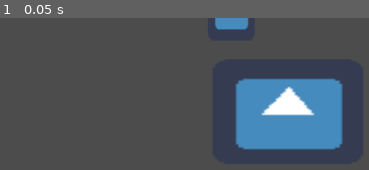
Above: before the commit, frame 1.
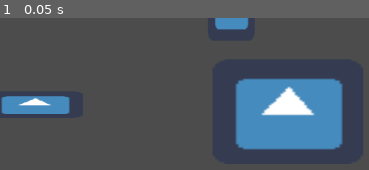
Above: after the commit, the same moment.

Repository: lucianocod/practicGit
Game: Godot game, scene res://jajajaj.tscn
Two runs of this game, one before a commit and one after it. Both use one fixed random seed, a clock stepped at 60 frames per second and the inputs below. The project has no main scene, so this scene is started directly. The engine's default icon, where the game draws it, is replaced by a stand-in: a white triangle on a blue panel in a dark square.
Inputs:
- Up to frame 1 (0.05 s): no input

The runs differ from the first frame. In frame 1, 2.2% of the frame differs, in the area x 0-19%, y 51-64%.

Commit message:
Tercer commit

Diff:
--- a/jajajaj.tscn
+++ b/jajajaj.tscn
@@ -18,6 +18,14 @@
 "speed": 5.0
 } ]
 
+[sub_resource type="SpriteFrames" id=3]
+animations = [ {
+"frames": [ ExtResource( 1 ) ],
+"loop": true,
+"name": "default",
+"speed": 5.0
+} ]
+
 [node name="jajajaj" type="Node2D"]
 
 [node name="AnimatedSprite" type="AnimatedSprite" parent="."]
@@ -29,3 +37,8 @@
 position = Vector2( 296, -22.5 )
 scale = Vector2( 0.9375, 1.60938 )
 frames = SubResource( 2 )
+
+[node name="AnimatedSprite3" type="AnimatedSprite" parent="."]
+position = Vector2( 44.5, 111 )
+scale = Vector2( 1.92188, 0.53125 )
+frames = SubResource( 3 )
Not shown: 1 places in jajajaj.tscn that only renumber resources
